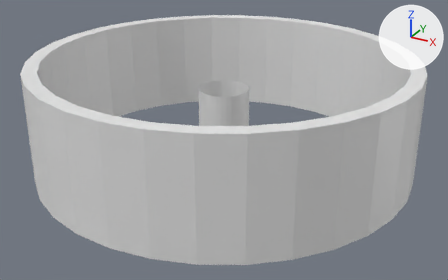
An edit to the Blender file Blender/AstronomersBar/AstronomersBar.blend, drawn before and after from the same camera.
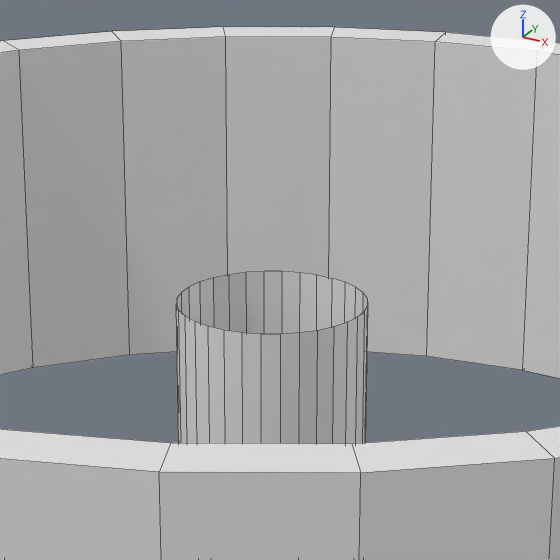
Each version appears first whole from a 50 mm camera at (50.9, -92.6, 49.7) aimed at (1.1, -1.9, 4.4), and next in a close-up on the part from 34% to 67% of the width and 3% to 56% of the height. Lighting does not change. The marker at upper right points along +X, +Y and +Z. The older version's two pictures come first. The close-ups show mesh edges as thin lines.
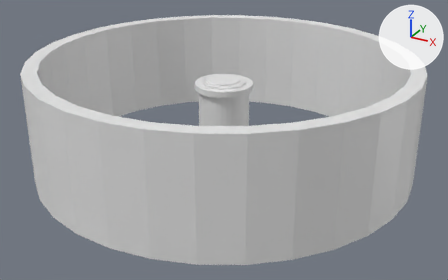
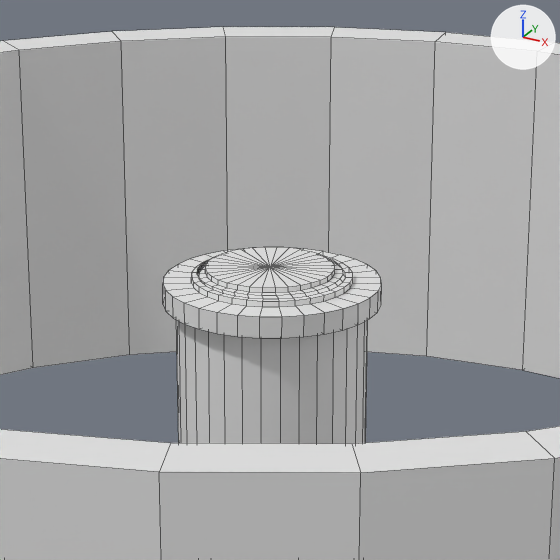
The edits, one by one:
me_circle_001 is used by ob_circle_001; location (0.0, 0.0, 0.0); scale (1.0, 1.0, 1.48).
me_circle_001 had 64 vertices, 32 faces and spanned x -4.57..4.57, y -4.57..4.57, z 0.0..9.14.
me_circle_001 now has 352 vertices, 321 faces and spans x -5.2..5.2, y -5.2..5.2, z 0.0..10.19.
Part 1, on me_circle_001:
164 vertices are added at x -5.2..5.2, y -5.2..5.2, z 9.14..10.19.
32 new vertices lie (0.0, 0.0, 0.7) away from vertices in x -5.2..5.2, y -5.2..5.2, z 9.14.
32 new vertices lie (0.0, 0.0, 0.19) away from vertices in x -3.83..3.83, y -3.83..3.83, z 9.84.
32 new vertices lie (0.0, 0.0, 0.16) away from vertices in x -3.42..2.76, y -2.7..3.47, z 10.03.
19 new vertices lie (0.33, -0.39, 0.0) away from vertices in x -3.82..3.16, y -3.1..3.81, z 10.03.
9 new vertices lie (0.33, -0.38, 0.0) away from vertices in x -3.55..2.89, y -3.04..3.87, z 10.03.
289 new faces join them.

Location of each change, [x1, y1, x2, y2] in pixels of the close-ups (560 x 560 px):
'Circle.001', reshaped (14% wider, 14% taller): before [176, 271, 368, 444]; after [163, 247, 382, 444]
part 1 of me_circle_001, added: after [163, 247, 382, 338]
